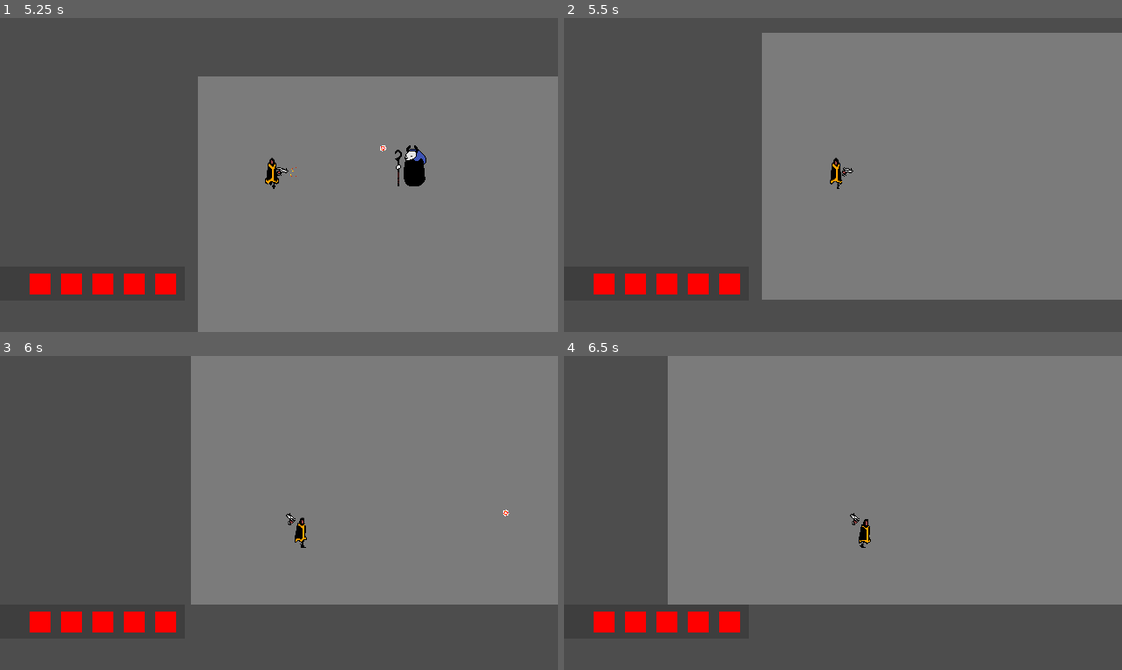
Above: before the commit, frames 1-4 (two rows, left to right).
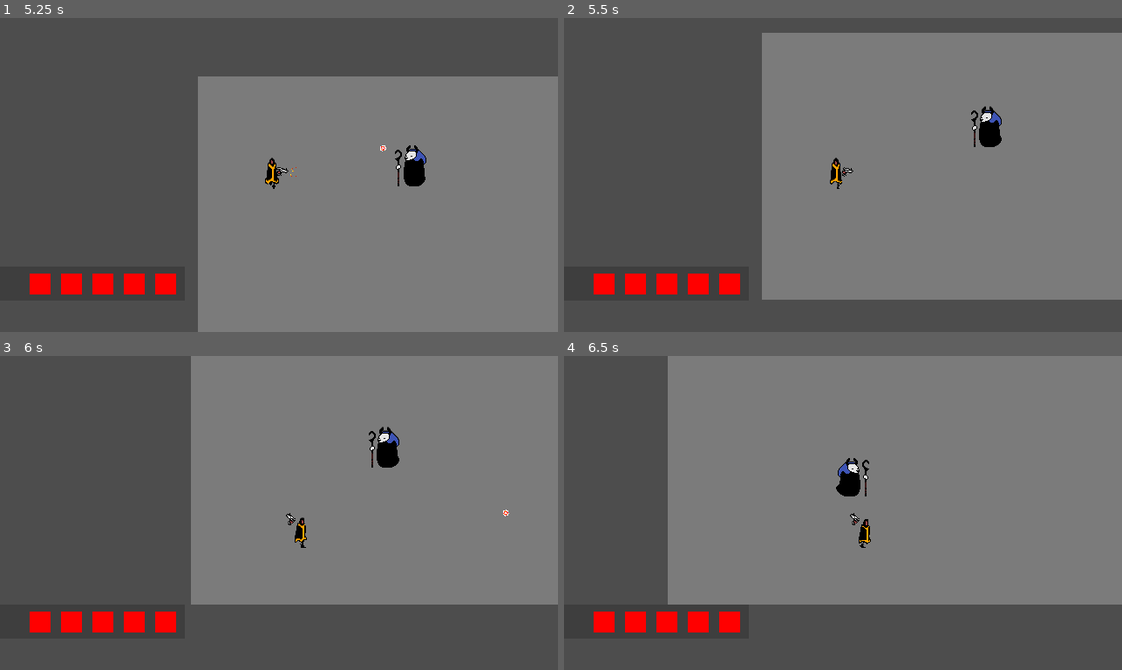
Above: after the commit, the same moments.

Repository: Lukko-Digital/WellesleyGameJam2024
Game: Godot game, scene res://src/main.tscn
The game is run twice, just before and just after one commit, with the same random seed, the same clock (stepped at 60 frames per second) and the same inputs.
Inputs (mouse positions are in pixels of both pictures, inside the frame that each line leads up to):
- Up to frame 1 (5.25 s): move the mouse to (401, 159) at 0.52 s; press the mouse at (401, 159) at 0.53 s; hold D (right) 0.53-1.28 s; move the mouse to (167, 190) at 1.27 s; release the mouse at (167, 190) at 1.28 s; hold S (down) 1.28-2.03 s; click (167, 190) at 1.35 s; move the mouse to (334, 105) at 2.02 s; press the mouse at (334, 105) at 2.03 s; hold D (right) 2.03-2.78 s; move the mouse to (251, 237) at 2.77 s; release the mouse at (251, 237) at 2.78 s; hold W (up) 2.78-3.53 s; click (251, 237) at 2.85 s; move the mouse to (446, 222) at 3.52 s; press the mouse at (446, 222) at 3.53 s; hold A (left) 3.53-5.03 s; move the mouse to (111, 127) at 4.27 s; release the mouse at (111, 127) at 4.28 s; click (111, 127) at 4.35 s; move the mouse to (306, 175) at 5.02 s; press the mouse at (306, 175) at 5.03 s; hold S (down) from 5.03 s (still down)
- Up to frame 2 (5.5 s): keep holding S (down)
- Up to frame 3 (6 s): move the mouse to (195, 434) at 5.77 s; release S (down) at 5.78 s; release the mouse at (195, 434) at 5.78 s; hold D (right) from 5.78 s (still down); click (195, 434) at 5.85 s
- Up to frame 4 (6.5 s): keep holding D (right)

Frame 1 is identical in both runs. In frame 2, 0.5% of the frame differs, in the area x 72-79%, y 28-42%; in frame 3, 0.5%; in frame 4, 0.5%.

Commit message:
store direction to player as variable

Diff:
--- a/src/abstract_base_classes/enemy.gd
+++ b/src/abstract_base_classes/enemy.gd
@@ -16,6 +16,7 @@
 #@onready var DEFAULT_COLOR: Color = color_rect.color
 @onready var health = MAX_HEALTH
 var attacking = false
+var direction_to_player: Vector2
 var knockback_vec: Vector2
 
 
@@ -31,8 +32,8 @@
 		attacking = true
 		attack()
 	else:
-		var direction = to_local(nav_agent.get_next_path_position()).normalized()
-		velocity = direction * SPEED
+		direction_to_player = to_local(nav_agent.get_next_path_position()).normalized()
+		velocity = direction_to_player * SPEED
 		if not knockback_timer.is_stopped():
 			velocity += knockback_vec
 		move_and_slide()
--- a/src/enemies/ranged_guy.gd
+++ b/src/enemies/ranged_guy.gd
@@ -9,7 +9,7 @@
 		sprite.play("idle")
 	else:
 		sprite.play("walk")
-		if velocity.x < 0:
+		if direction_to_player.x < 0:
 			sprite.flip_h = true
 			staff.scale = Vector2(-1, 1)
 		else:
--- a/src/enemies/ranged_guy.tscn
+++ b/src/enemies/ranged_guy.tscn
@@ -62,6 +62,7 @@
 [node name="enemy" parent="." instance=ExtResource("1_7dk8x")]
 script = ExtResource("2_ilfx5")
 SPEED = 80
+MAX_HEALTH = 20
 
 [node name="AnimatedSprite2D" type="AnimatedSprite2D" parent="enemy"]
 sprite_frames = SubResource("SpriteFrames_5xe8q")
